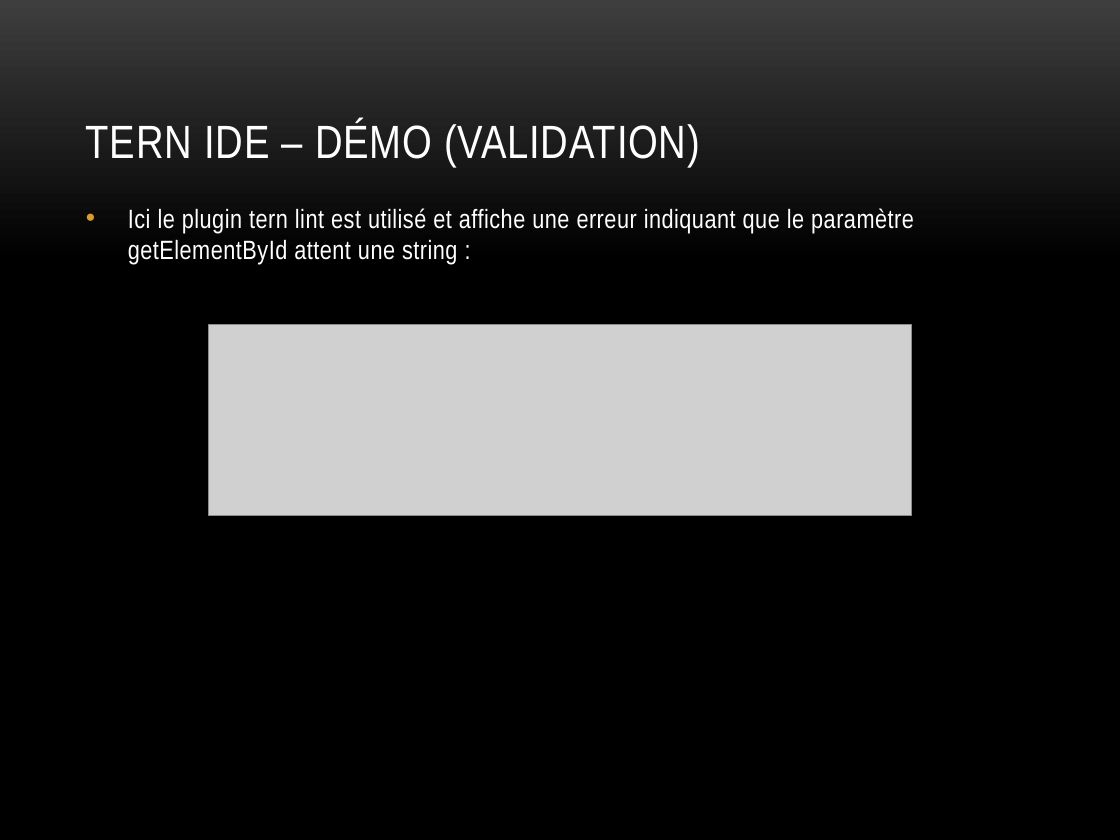
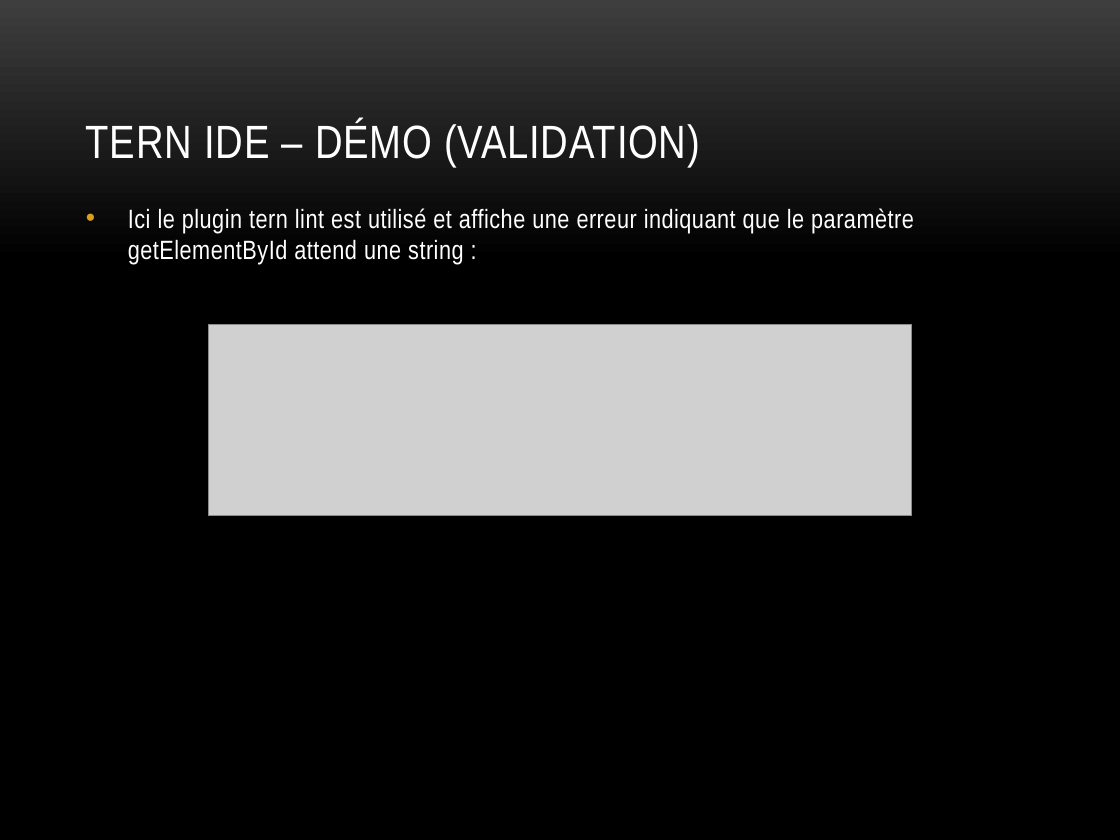
Before and after one commit to angelozerr/tern.java, a slide deck: slide 18 of docs/tern.java_fr.pptx. Drawn at 1120x840 pixels with LibreOffice and Linux fonts; fonts in the diff are those of the drawing; grey boxes stand for pictures; background and template pictures are left out. Boxes give left, top, right and bottom in pixels: in the first picture for what was removed or moved away, otherwise in the second. Text is boxed around its words. In the diff, an @@ line names an element or a change of style, - is before the commit and + after.

```diff
--- a/docs/tern.java_fr.pptx
+++ b/docs/tern.java_fr.pptx
@@ text at (x1=128, y1=208, x2=914, y2=264): text changed @@
-• Ici le plugin tern lint est utilisé et affiche une erreur indiquant que le paramètre getElementById attent une string :
+• Ici le plugin tern lint est utilisé et affiche une erreur indiquant que le paramètre getElementById attend une string :
```
Also in this commit, not shown: 12 other slides changed, 5 slides added, 5 slides removed.
